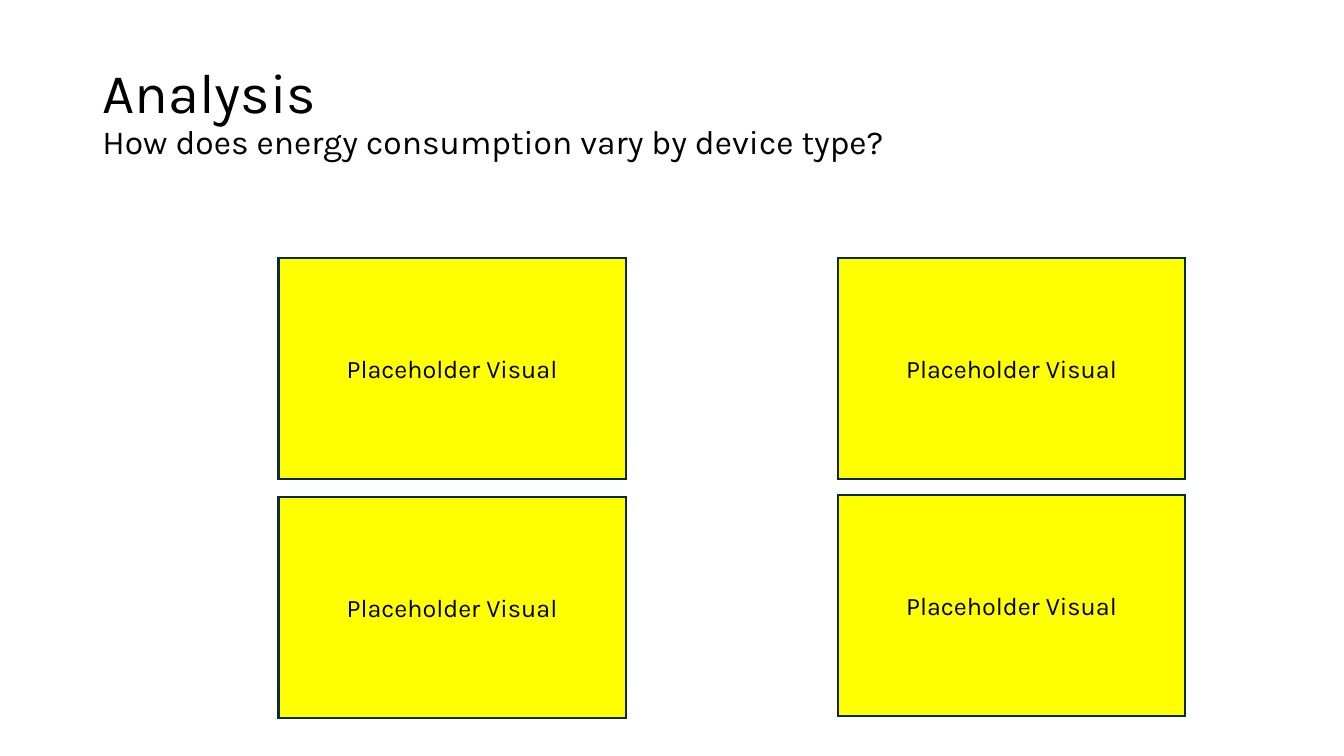
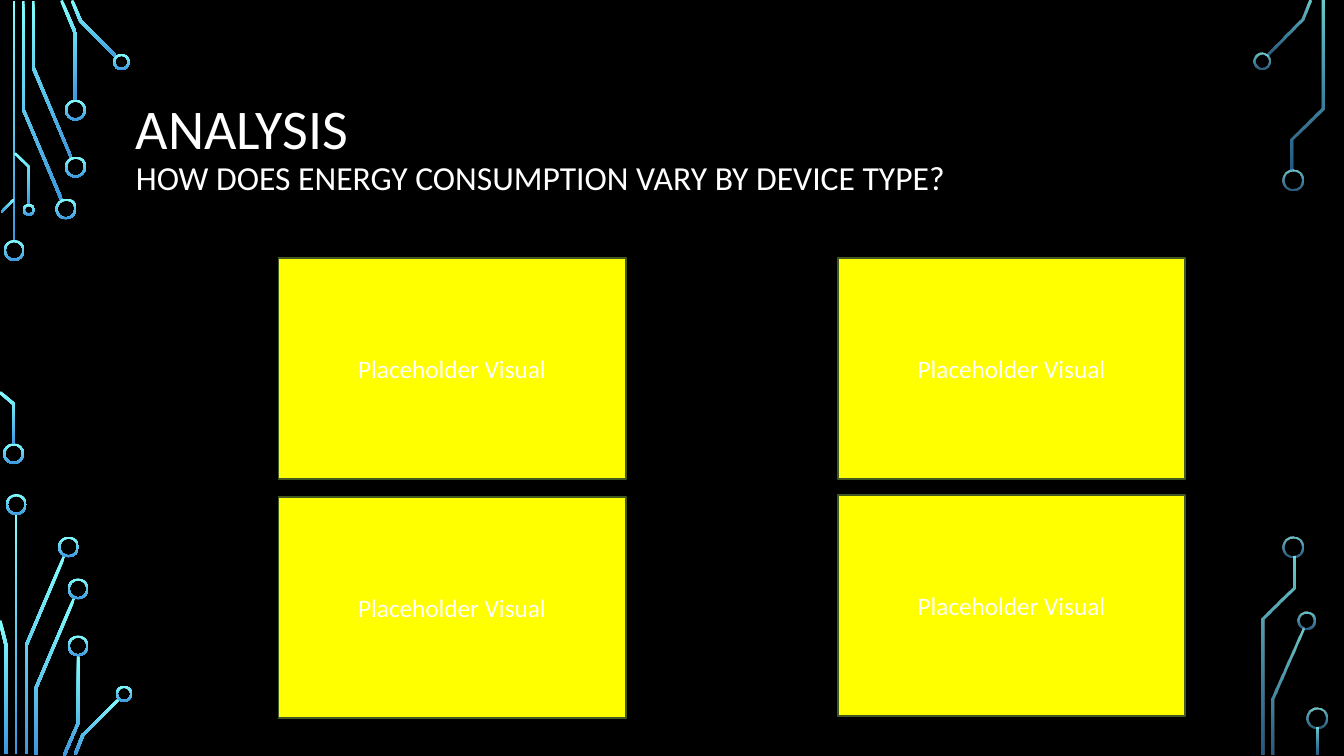
Before and after one commit to javiereyes21/Project-1, a slide deck: slide 11 of Group5Project1Presentation.pptx (slide 8 before the commit). Drawn at 1344x756 pixels with LibreOffice and Linux fonts; fonts in the diff are those of the drawing; background and template pictures are left out. Boxes give left, top, right and bottom in pixels: in the first picture for what was removed or moved away, otherwise in the second. Text is boxed around its words. In the diff, an @@ line names an element or a change of style, - is before the commit and + after.

Commit message:
sync visuals

```diff
--- a/Group5Project1Presentation.pptx
+++ b/Group5Project1Presentation.pptx
@@ background #FFFFFF to picture (left out) @@
@@ title at bbox=[136, 112, 945, 191]: text changed; font Karla to Calibri; text colour #000000 to #FFFFFF @@
-Analysis
-How does energy consumption vary by device type?
+ANALYSIS
+HOW DOES ENERGY CONSUMPTION VARY BY DEVICE TYPE?
@@ font Karla to Calibri, text colour #000000 to #FFFFFF; outline #092A39 1.5 pt to #435A21 1.25 pt in 4 elements at bbox=[278, 258, 625, 479], bbox=[278, 497, 625, 718], bbox=[838, 495, 1185, 716], bbox=[838, 258, 1185, 479] @@
@@ group added at bbox=[0, 0, 1328, 756]: 33 freeform shapes, 3 rectangles @@
```
Also in this commit, not shown: 14 other slides changed, 3 slides added, 11 other files.
